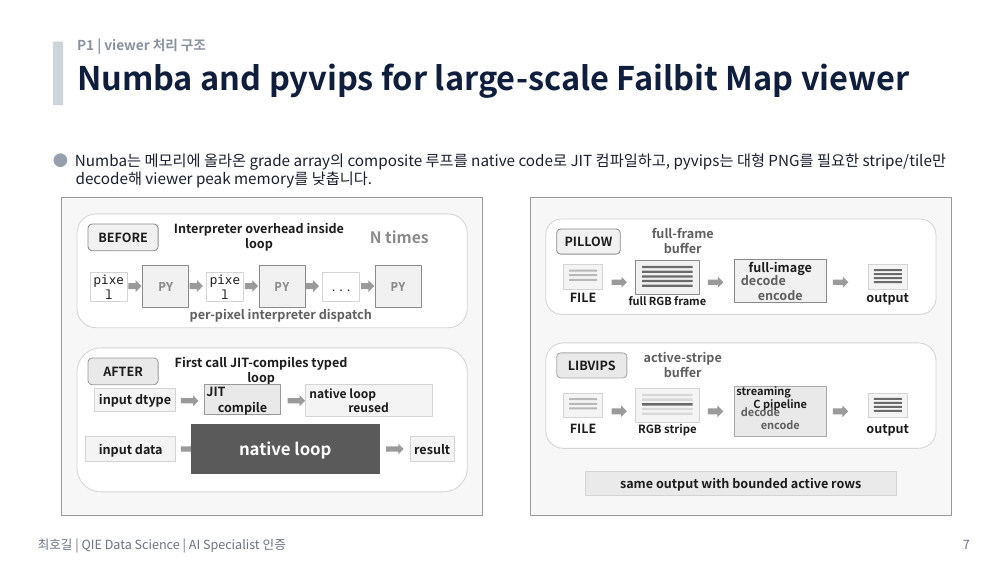
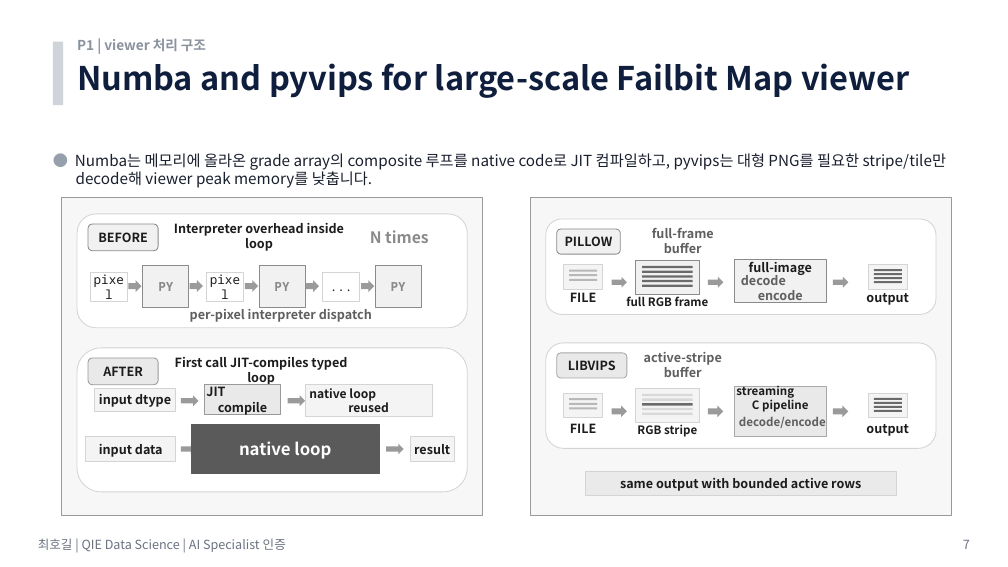
Before and after one commit to hogil/fbm_paper, a slide deck: slide 7 of recommendation/presentation/'26년 AI Specialist 면점 심사 자료_메모리사업부_최호길.pptx. Drawn at 1008x567 pixels with LibreOffice and Linux fonts; fonts in the diff are those of the drawing. Boxes give left, top, right and bottom in pixels: in the first picture for what was removed or moved away, otherwise in the second. Text is boxed around its words. In the diff, an @@ line names an element or a change of style, - is before the commit and + after.

```diff
--- a/recommendation/presentation/'26년 AI Specialist 면점 심사 자료_메모리사업부_최호길.pptx
+++ b/recommendation/presentation/'26년 AI Specialist 면점 심사 자료_메모리사업부_최호길.pptx
@@ text "full RGB frame" at (x1=626, y1=294, x2=709, y2=306): size 10.5 to 11 pt @@
@@ text "streaming C pipeline" at (x1=736, y1=386, x2=808, y2=412): size 10.5 to 11 pt @@
@@ text at (x1=739, y1=417, x2=826, y2=428): text changed; size 10.5 to 11 pt @@
-decode
-encode
+decode/encode
@@ text "RGB stripe" at (x1=637, y1=422, x2=697, y2=437): size 10.8 to 11 pt @@
```
Also in this commit, not shown: 25 other slides changed, 2 other files.
